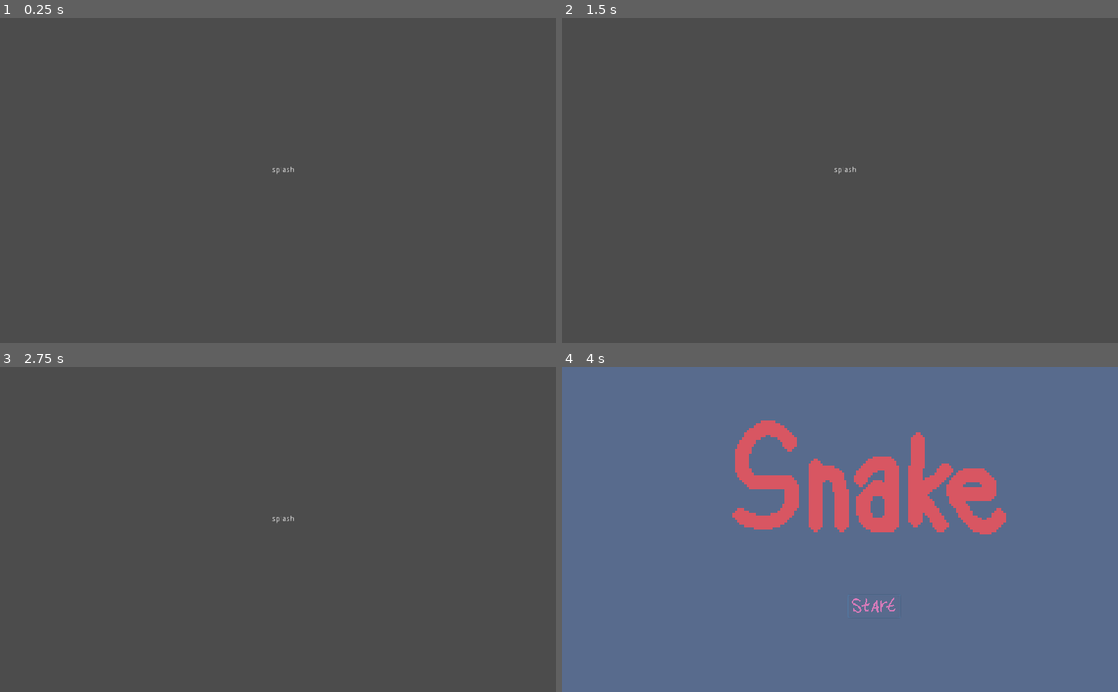
Above: before the commit, frames 1-4 (two rows, left to right).
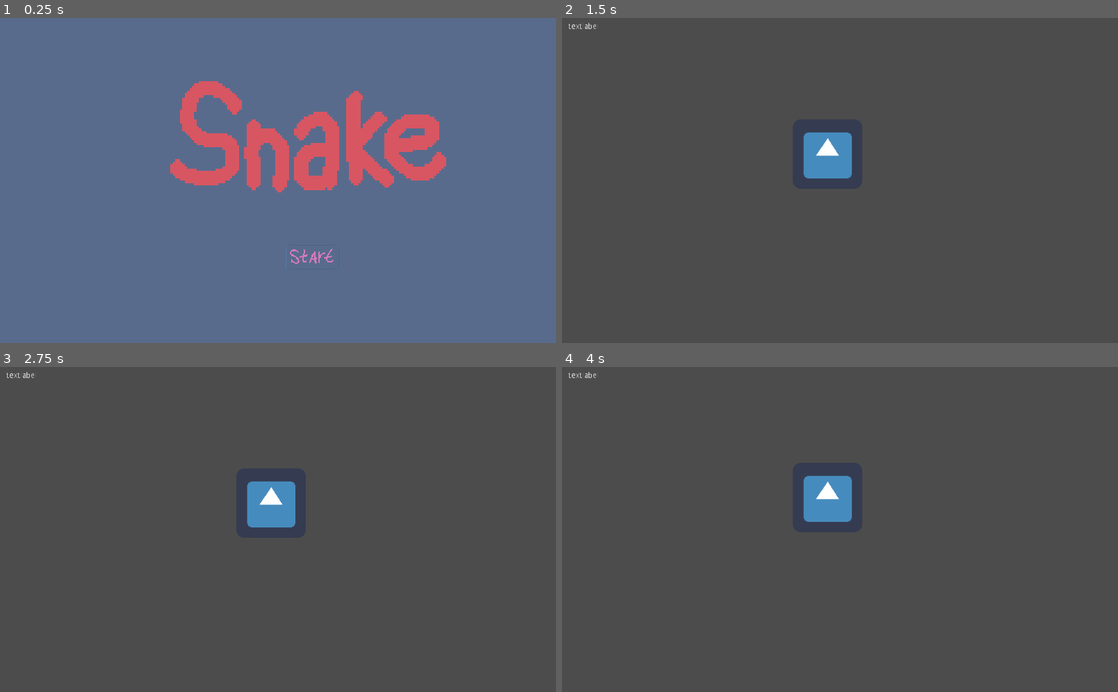
Above: after the commit, the same moments.

Repository: skarnl/miziziz-game-jam-2020
Game: Godot game, scene res://screens/splash.tscn
Two runs of this game, one before a commit and one after it. Both use one fixed random seed, a clock stepped at 60 frames per second and the inputs below. The engine's default icon, where the game draws it, is replaced by a stand-in: a white triangle on a blue panel in a dark square.
Inputs (mouse positions are in pixels of both pictures, inside the frame that each line leads up to):
- Up to frame 1 (0.25 s): no input
- Up to frame 2 (1.5 s): tap Enter at 0.5 s; move the mouse to (962, 164) at 0.52 s; hold Right (ui_right) 0.53-1.28 s; tap Space at 1.25 s; move the mouse to (728, 196) at 1.27 s; hold Down (ui_down) from 1.28 s (still down)
- Up to frame 3 (2.75 s): tap Enter at 2 s; move the mouse to (333, 458) at 2.02 s; release Down (ui_down) at 2.03 s; hold Right (ui_right) from 2.03 s (still down)
- Up to frame 4 (4 s): tap Space at 2.75 s; move the mouse to (812, 594) at 2.77 s; release Right (ui_right) at 2.78 s; hold Up (ui_up) 2.78-3.53 s; move the mouse to (1006, 578) at 3.52 s; hold Left (ui_left) from 3.53 s (still down)

The runs differ from the first frame. In frame 1, 100% of the frame differs, in the area x 0-100%, y 0-100%; in frame 2, 1.3%; in frame 3, 1.3%; in frame 4, 100%.

Commit message:
Skip splash when developing

Diff:
--- a/screens/splash.gd
+++ b/screens/splash.gd
@@ -3,6 +3,7 @@
 
 # Called when the node enters the scene tree for the first time.
 func _ready():
-	yield(get_tree().create_timer(3.0), "timeout")
+	if !OS.is_debug_build():
+		yield(get_tree().create_timer(3.0), "timeout")
 
 	Game.transition_to(Game.GameState.MAIN_MENU)
